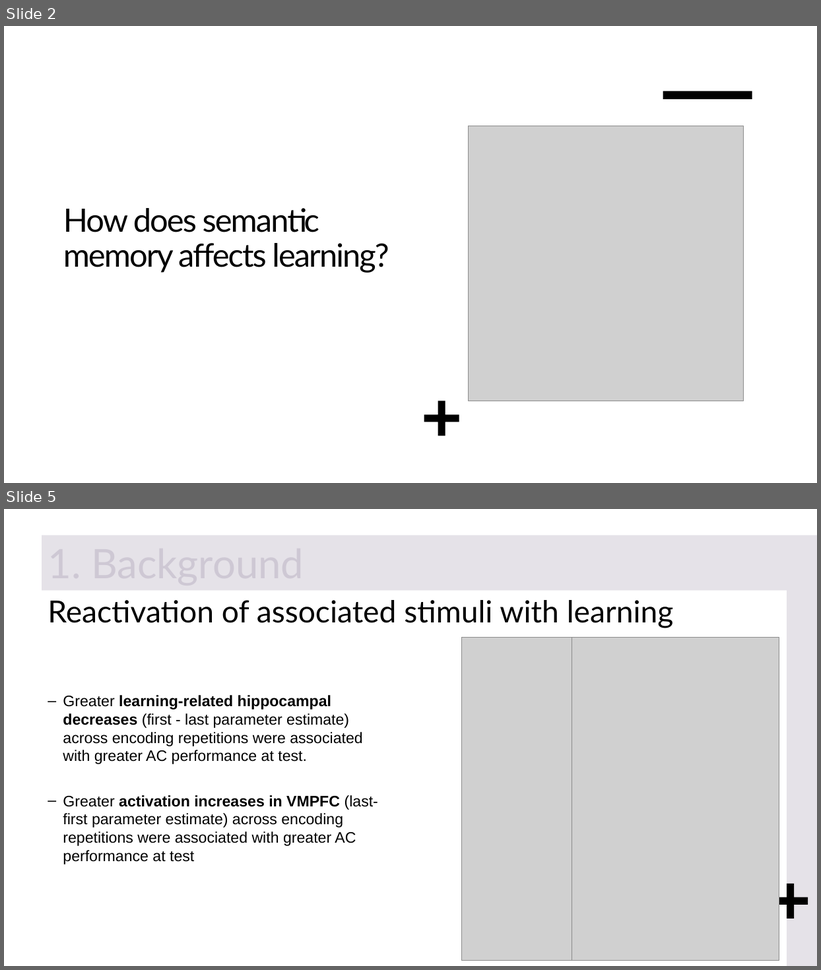
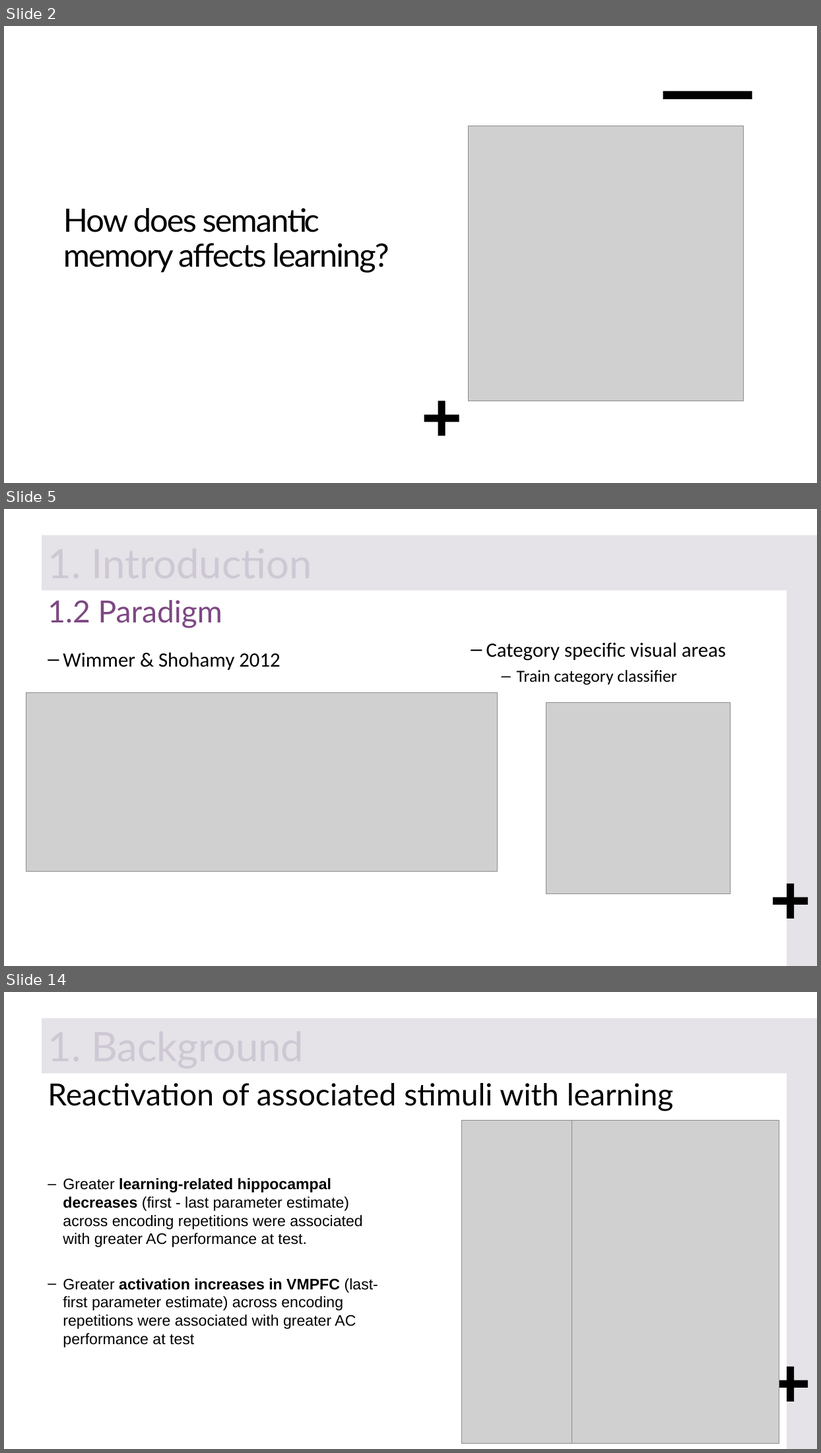
Before and after one commit to FlorianLeprevost/SemLink, a slide deck: BIONpres.pptx. Shown one above the other, each under a label of ours: slides 2 and 5 before the commit, slides 2, 5 and 14 after it; the slides between them are not shown. The pictures are 821x970 and 821x1453 pixels, drawn with LibreOffice and Linux fonts; fonts in the diff are those of the drawing; grey boxes stand for pictures. Boxes give left, top, right and bottom in pixels: in the first picture for what was removed or moved away, otherwise in the second. Text is boxed around its words. In the diff, an @@ line names an element or a change of style, - is before the commit and + after.

```diff
--- a/BIONpres.pptx
+++ b/BIONpres.pptx
@@ slide 5 added at box(4, 509, 817, 966), background #FFFFFF; not listed: 2 template elements that a slide beside it also shows @@
@@ rectangle added at box(42, 535, 817, 591), fill #E5E2E8 @@
@@ title added at box(48, 600, 222, 628), 36 pt, text #7D4883 @@
+1.2 Paradigm
@@ text added at box(486, 642, 726, 685), 24 pt, text #000000 @@
+– Category specific visual areas
+  – Train category classifier
@@ text added at box(63, 652, 280, 670), 24 pt, text #000000 @@
+– Wimmer & Shohamy 2012
@@ picture added at box(26, 693, 498, 872) @@
@@ picture added at box(547, 702, 731, 894) @@
@@ what was slide 5 is now slide 14 @@
```
Also in this commit, not shown: 1 slide changed, 9 other slides added, 2 slides removed.
